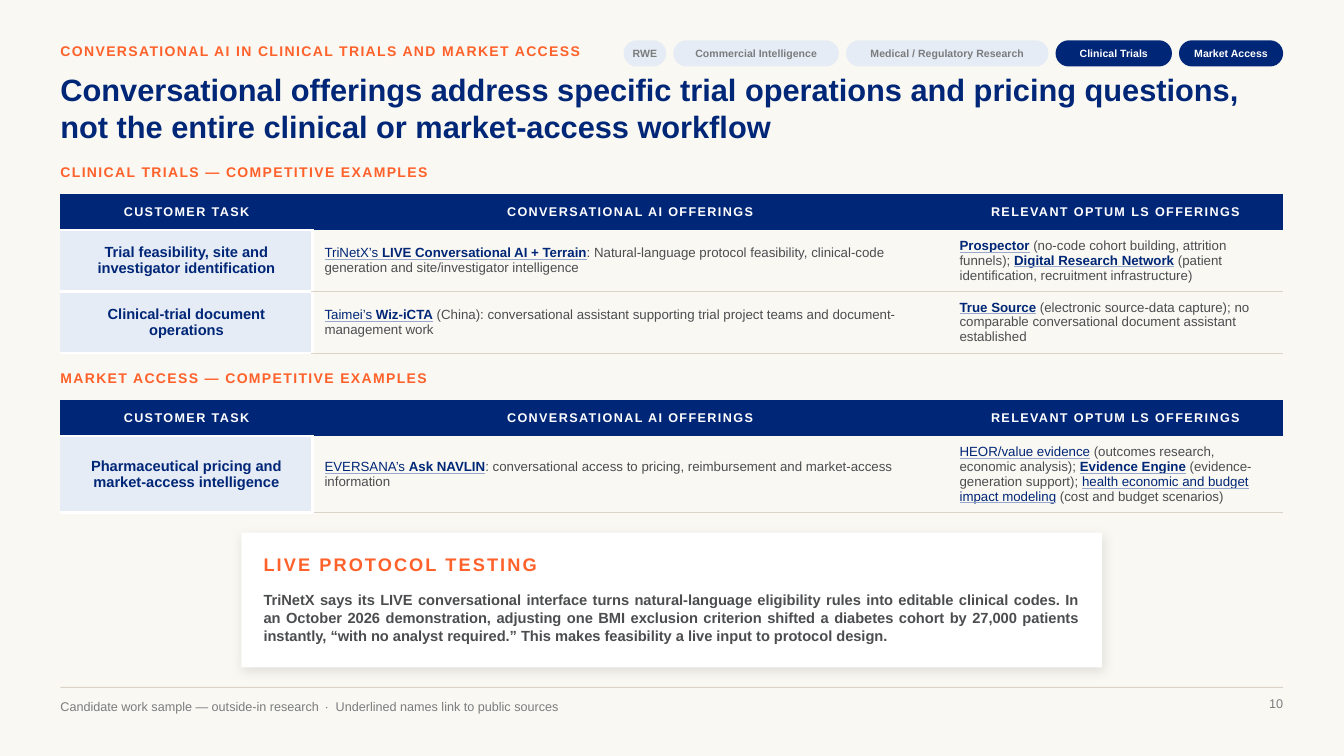
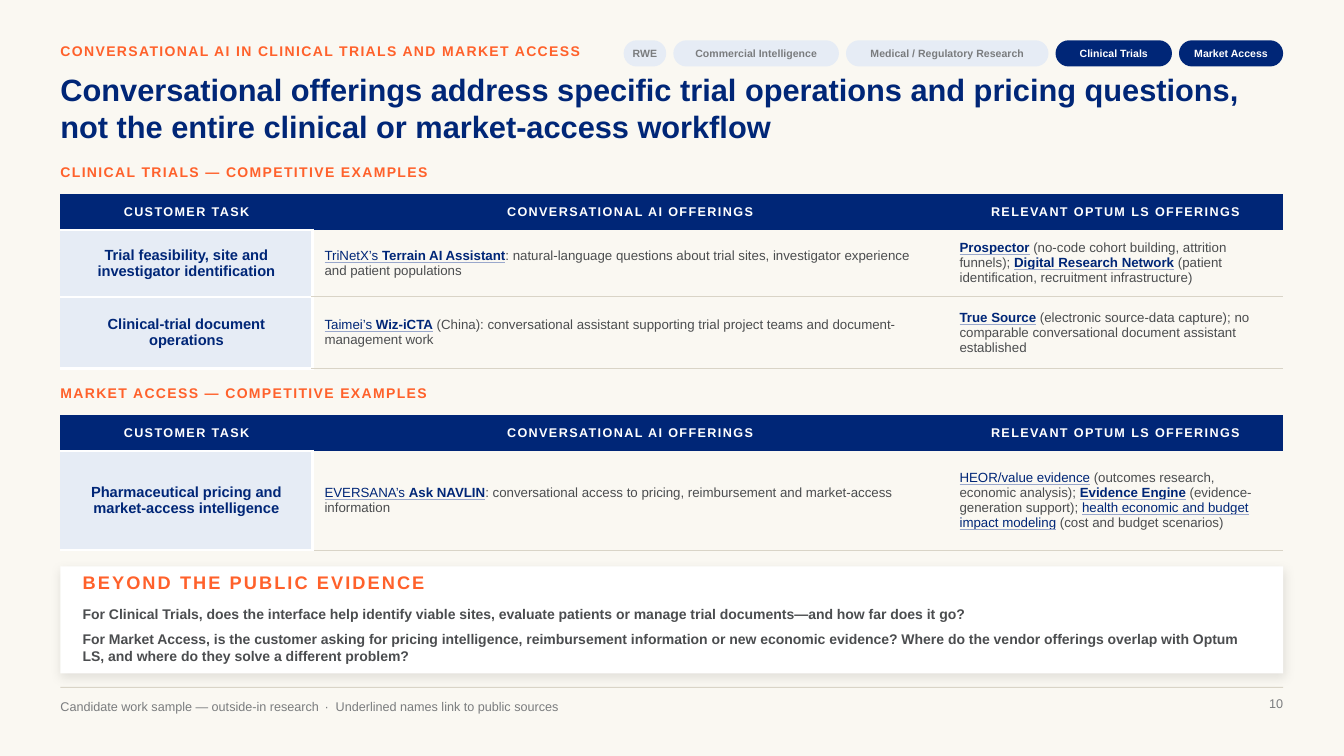
Before and after one commit to marinojt/test, a slide deck: slide 10 of deck/Optum-LS-Conversational-AI-sourced.pptx. Drawn at 1344x756 pixels with LibreOffice and Linux fonts; fonts in the diff are those of the drawing. Boxes give left, top, right and bottom in pixels: in the first picture for what was removed or moved away, otherwise in the second. Text is boxed around its words. In the diff, an @@ line names an element or a change of style, - is before the commit and + after.

```diff
--- a/deck/Optum-LS-Conversational-AI-sourced.pptx
+++ b/deck/Optum-LS-Conversational-AI-sourced.pptx
@@ table at [60, 194, 1284, 369] @@
-row 2, column 2: TriNetX’s LIVE Conversational AI + Terrain: Natural-language protocol feasibility, clinical-code generation and site/investigator intelligence
+row 2, column 2: TriNetX’s Terrain AI Assistant: natural-language questions about trial sites, investigator experience and patient populations
@@ text "MARKET ACCESS — COMPETITIVE EXAMPLES": place and size @@
-text "MARKET ACCESS — COMPETITIVE EXAMPLES" at [60, 373, 426, 383]
+text "MARKET ACCESS — COMPETITIVE EXAMPLES" at [60, 388, 426, 398]
@@ table: place and size @@
-table at [60, 399, 1284, 512]
+table at [60, 415, 1284, 551]
@@ rectangle: place and size @@
-rectangle at [242, 533, 1103, 667]
+rectangle at [60, 567, 1284, 674]
@@ text at [83, 576, 424, 589]: text changed @@
-LIVE PROTOCOL TESTING
+BEYOND THE PUBLIC EVIDENCE
@@ text at [83, 609, 1238, 664]: text changed; size 10.5 to 10 pt @@
-TriNetX says its LIVE conversational interface turns natural-language eligibility rules into editable clinical codes. In an October 2026 demonstration, adjusting one BMI exclusion criterion shifted a diabetes cohort by 27,000 patients instantly, “with no analyst required.” This makes feasibility a live input to protocol design.
+For Clinical Trials, does the interface help identify viable sites, evaluate patients or manage trial documents—and how far does it go?
+For Market Access, is the customer asking for pricing intelligence, reimbursement information or new economic evidence? Where do the vendor offerings overlap with Optum LS, and where do they solve a different problem?
```
Also in this commit, not shown: 1 other slide changed, 3 other files.
